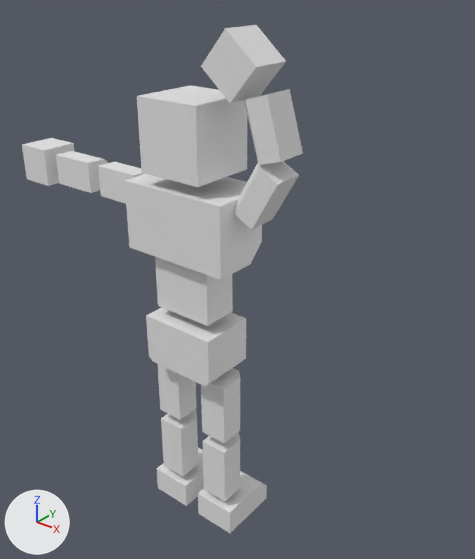
What one commit did to the glTF model BrowserGame/public/models/ToyQuest.glb.
The view is the same before and after, from a 50 mm lens placed at (11.64, -12.72, 12.09), pointed at (0.63, 1.04, 3.56). Arrows for +X, +Y and +Z are at lower left; the lights stay in place. Both versions are drawn at frame 12 of the action '01_rightarm.greet'; the numbers are the values there. Vertices at the same position are counted once.

Objects in the first picture: '立方体'.
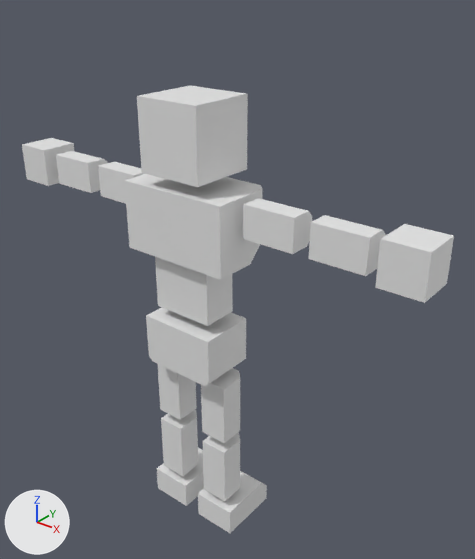
Where the change shows, as pixel boxes (x1, y1, x2, y2) in the pictures (475 x 559 px; the box of a moved part takes in the faces that stretch with it):
'立方体', reshaped (54% wider, 12% shorter)
    before: (22, 25, 303, 533)
    after: (22, 85, 454, 533)
part 1 of me_立方体, moved or reshaped
    before: (234, 161, 299, 230)
    after: (243, 198, 312, 254)
part 2 of me_立方体, moved or reshaped
    before: (244, 89, 303, 165)
    after: (309, 215, 386, 276)
part 3 of me_立方体, moved or reshaped
    before: (201, 25, 286, 103)
    after: (375, 224, 454, 303)

The edits, one by one:
me_立方体 has 200 vertices, 336 faces and spans x -7.0..3.1, y -1.0..1.4, z -5.8..9.6.
me_立方体 is used by ob_立方体; location (0.0, 0.0, 1.12).
me_立方体 part 1: the loose piece of 12 vertices spanning x 1.6..3.0, y -0.5..0.5, z 4.9..6.6 is multiplied about its middle by the matrix ((0.498, 0.007, 0.867), (-0.867, -0.033, 0.498), (0.032, -0.999, -0.011)), then moved by (0.4, 0.0, -0.7).
me_立方体 part 2: the loose piece of 12 vertices spanning x 1.9..3.1, y -0.5..0.5, z 6.5..8.3 is multiplied about its middle by the matrix ((-0.29, -0.002, 0.957), (-0.957, -0.033, -0.29), (0.032, -0.999, 0.008)), then moved by (2.2, 0.0, -2.4).
me_立方体 part 3: the loose piece of 8 vertices spanning x 0.8..2.5, y -0.6..0.6, z 8.0..9.6 is turned 139.4 degrees about the y axis through its middle, then moved by (4.8, 0.0, -3.8).
